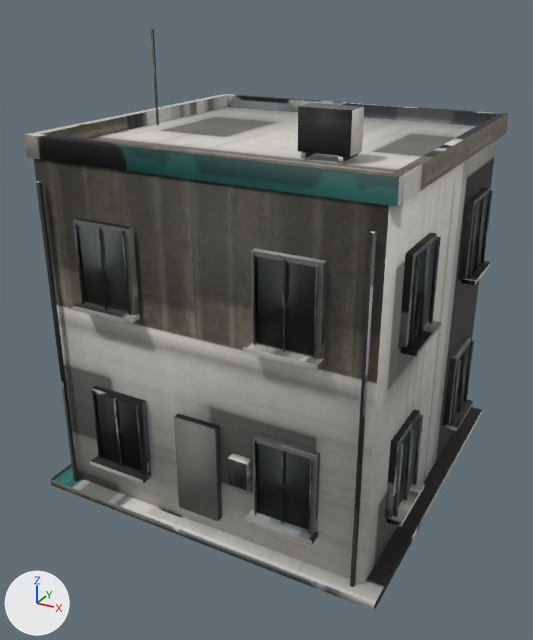
The OBJ model App/assets/lod/buildings/commercial/public_003.lod1.obj as it was, and as the next commit left it.
Camera for both pictures: a 50 mm camera at (5.9, -11.43, 8.48) aimed at (-0.09, -0.53, 3.03). Every picture has the same lights, and +X, +Y and +Z are marked at lower left. The first picture is the older version. Where no turn or scale is listed for an object, it has been applied to the vertices.

In view in the first picture: 'public_003'.
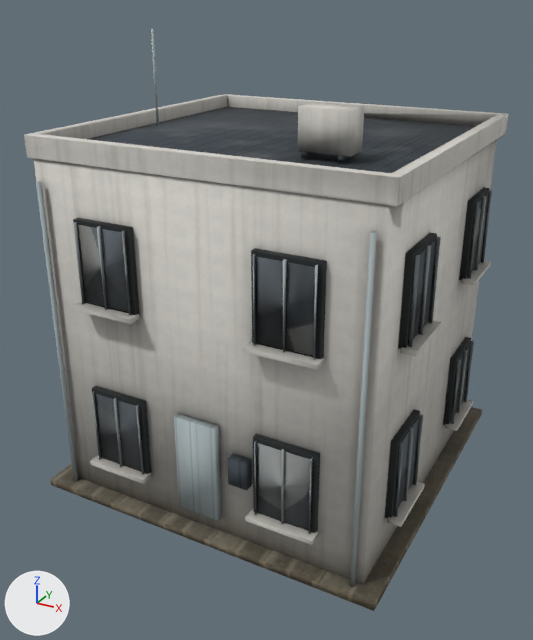
What differs and where, as boxes [x1, y1, x2, y2] in the pictures (533 x 640 px; the box of a moved part takes in the faces that stretch with it):
'public_003', reshaped
    before: [24, 29, 509, 611]
    after: [24, 29, 508, 611]
part 1 of me_public_003, moved or reshaped
    before: [24, 94, 509, 524]
    after: [24, 94, 508, 525]
part 2 of me_public_003, surface changed
    both: [33, 29, 505, 611]

Patch to the scene script:
```diff
--- a/App/assets/lod/buildings/commercial/public_003.lod1.obj.py
+++ b/App/assets/lod/buildings/commercial/public_003.lod1.obj.py
@@ me_public_003 @@
 # used by ob_public_003; location = (0.0, 0.0, 0.0)
-me_public_003.from_pydata(...)  # 839 vertices, 1160 faces; spans x -3.25..3.25, y -3.25..3.26, z 0.0..8.0
+me_public_003.from_pydata(...)  # 896 vertices, 1161 faces, 7 loose edges; spans x -3.25..3.25, y -3.25..3.26, z 0.0..8.0
+# me_public_003 part 1
+# 51 vertices are removed from x -3.13..3.13, y -3.13..2.97, z 0.68..6.5
+# 238 faces are deleted
+# 6 vertices move within x -3.06..3.06, y -2.82..2.82, z 6.14..6.26
+# 87 vertices are added at x -3.13..3.13, y -3.13..2.97, z 0.69..6.5
+# 6 new vertices lie (0.0, -0.02, 1.37) away from vertices in x -3.13..3.13, y -2.08..2.08, z 0.88..3.89
+# 5 new vertices lie (-0.02, -0.05, 1.73) away from vertices in x -1.85..1.85, y 2.95, z 0.68
+# 5 new vertices lie (0.04, 0.0, -0.01) away from vertices in x -1.87..1.83, y 2.9, z 2.41
+# 5 new vertices lie (0.0, -0.04, 0.0) away from vertices in x -3.13..3.13, y -1.58..1.62, z 0.89
+# 7 loose edges are added
+# 239 new faces join them
+# me_public_003 part 2: 918 kept faces spanning x -3.25..3.25, y -3.25..3.26, z 0.0..8.0 get new texture (UV) coordinates
 me_public_003.materials.append(mat_public_003_baked)
```
